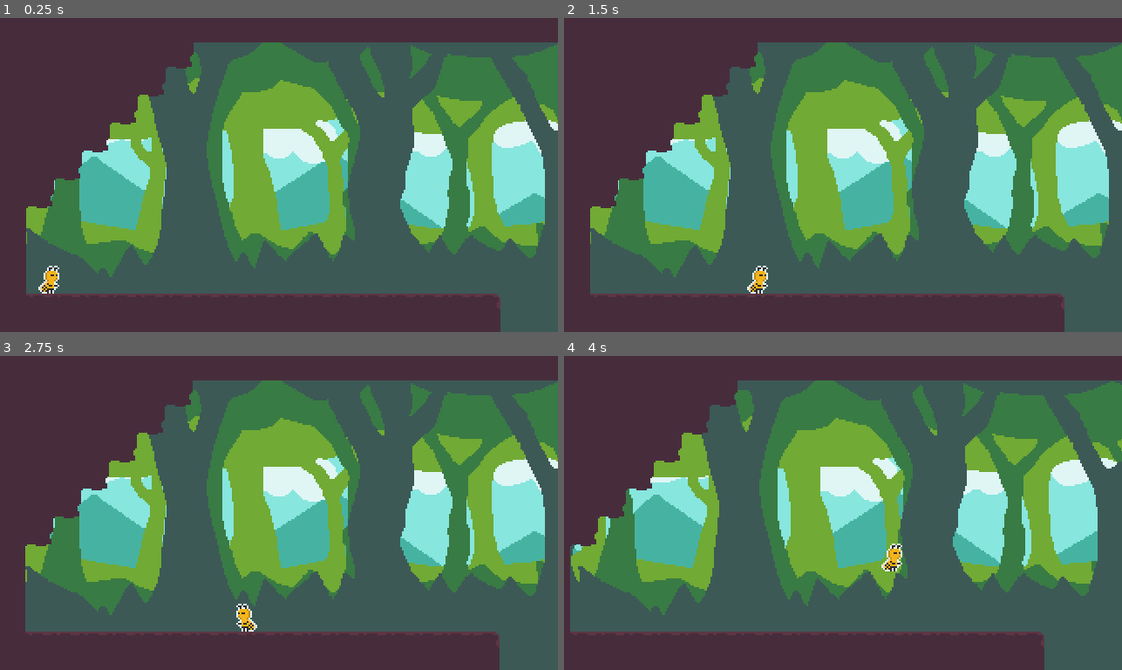
Above: before the commit, frames 1-4 (two rows, left to right).
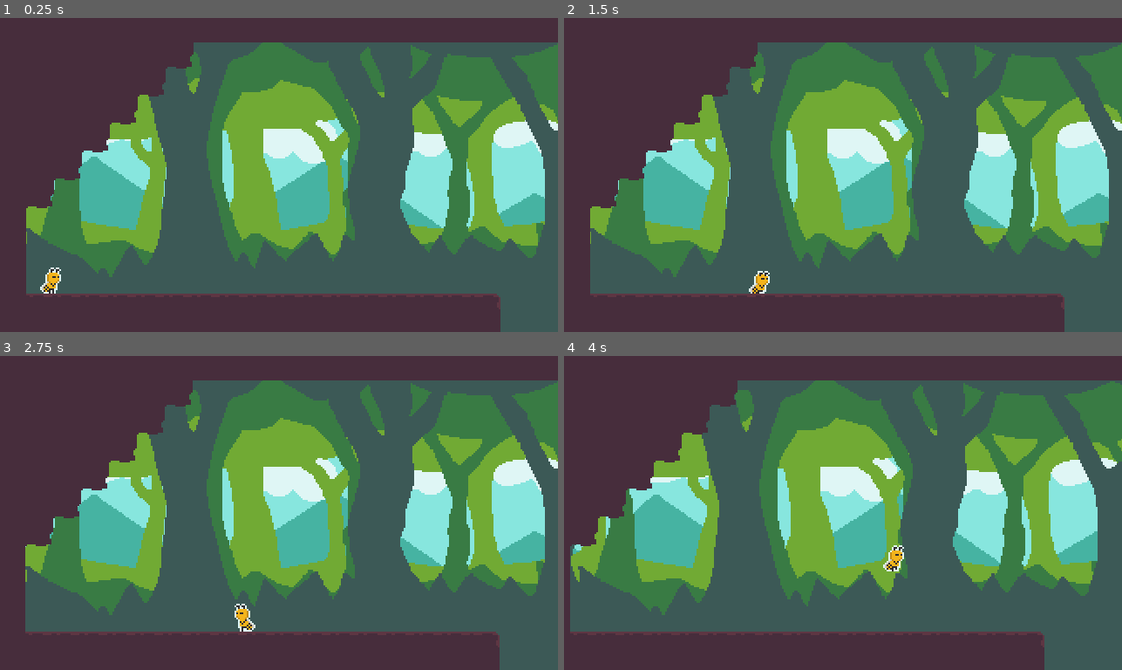
Above: after the commit, the same moments.

Repository: mathewcst/ludum-dare-48
Game: Godot game, scene res://Levels/level_1.tscn
The game is run twice, just before and just after one commit, with the same random seed, the same clock (stepped at 60 frames per second) and the same inputs.
Inputs:
- Up to frame 1 (0.25 s): no input
- Up to frame 2 (1.5 s): hold D (move_right) from 0.53 s (still down); tap W (jump) at 0.77 s
- Up to frame 3 (2.75 s): tap W (jump) at 1.52 s; release D (move_right) at 2.03 s; hold A (move_left) from 2.03 s (still down)
- Up to frame 4 (4 s): release A (move_left) at 2.78 s; hold D (move_right) from 2.78 s (still down); tap W (jump) at 3.02, 3.77 s

The runs differ from the first frame. In frame 1, 0.2% of the frame differs, in the area x 6-11%, y 78-88%; in frame 2, 0.2%; in frame 3, 0.2%; in frame 4, 0.2%.

Commit message:
Player animations

Diff:
--- a/Player/player.gd
+++ b/Player/player.gd
@@ -6,7 +6,8 @@
 
 
 # ---- NODES
-onready var sprite = $Sprite
+onready var sprite = $AnimatedSprite
+onready var animation_player = $AnimationPlayer
 onready var camera = $PlayerCamera
 
 
@@ -74,6 +75,7 @@
 	var input_vector = _get_inputs()
 
 	if input_vector != Vector2.ZERO:
+		animation_player.play("Walk")
 		velocity = velocity.move_toward(input_vector * move_speed, ACCELARTION * delta)
 
 		if input_vector.x > 0:
@@ -83,6 +85,14 @@
 
 	else:
 		velocity = velocity.move_toward(Vector2.ZERO, FRICTION * delta)
+		animation_player.play("Idle")
+
+	if not is_on_floor():
+		if velocity.y < 0:
+			animation_player.play("Air")
+		elif velocity.y > 0:
+			animation_player.play("Fall")
+
 
 	return move_and_slide(velocity, UP)
 
@@ -116,6 +126,8 @@
 		sprite.flip_h = true
 
 
+# ---- SIGNALS
+
 func _on_RoomDetector_area_entered(area: Area2D) -> void:
 	var collision_shape = area.get_node('CollisionShape2D')
 	var size = collision_shape.shape.extents * 2
--- a/Player/player.tscn
+++ b/Player/player.tscn
@@ -1,7 +1,227 @@
-[gd_scene load_steps=5 format=2]
-
-[ext_resource path="res://Player/Sprites/Player_Idle_01.png" type="Texture" id=1]
+[gd_scene load_steps=21 format=2]
+
+[ext_resource path="res://Player/Sprites/Player_Idle_04.png" type="Texture" id=1]
 [ext_resource path="res://Player/player.gd" type="Script" id=2]
+[ext_resource path="res://Player/Sprites/Player_Walk_04.png" type="Texture" id=3]
+[ext_resource path="res://Player/Sprites/Player_Air_01.png" type="Texture" id=4]
+[ext_resource path="res://Player/Sprites/Player_Fall_01.png" type="Texture" id=5]
+
+[sub_resource type="AtlasTexture" id=9]
+atlas = ExtResource( 1 )
+region = Rect2( 0, 0, 16, 16 )
+
+[sub_resource type="AtlasTexture" id=10]
+atlas = ExtResource( 1 )
+region = Rect2( 16, 0, 16, 16 )
+
+[sub_resource type="AtlasTexture" id=11]
+atlas = ExtResource( 1 )
+region = Rect2( 32, 0, 16, 16 )
+
+[sub_resource type="AtlasTexture" id=12]
+atlas = ExtResource( 1 )
+region = Rect2( 48, 0, 16, 16 )
+
+[sub_resource type="AtlasTexture" id=18]
+atlas = ExtResource( 3 )
+region = Rect2( 0, 0, 16, 16 )
+
+[sub_resource type="AtlasTexture" id=19]
+atlas = ExtResource( 3 )
+region = Rect2( 16, 0, 16, 16 )
+
+[sub_resource type="AtlasTexture" id=20]
+atlas = ExtResource( 3 )
+region = Rect2( 32, 0, 16, 16 )
+
+[sub_resource type="AtlasTexture" id=21]
+atlas = ExtResource( 3 )
+region = Rect2( 48, 0, 16, 16 )
+
+[sub_resource type="SpriteFrames" id=7]
+animations = [ {
+"frames": [ SubResource( 9 ), SubResource( 10 ), SubResource( 11 ), SubResource( 12 ) ],
+"loop": true,
+"name": "Idle",
+"speed": 8.0
+}, {
+"frames": [ SubResource( 18 ), SubResource( 19 ), SubResource( 20 ), SubResource( 21 ) ],
+"loop": true,
+"name": "Walk",
+"speed": 8.0
+}, {
+"frames": [ ExtResource( 4 ) ],
+"loop": true,
+"name": "Air",
+"speed": 5.0
+}, {
+"frames": [ ExtResource( 5 ) ],
+"loop": true,
+"name": "Fall",
+"speed": 5.0
+} ]
+
+[sub_resource type="Animation" id=22]
+resource_name = "Air"
+length = 0.2
+tracks/0/type = "value"
+tracks/0/path = NodePath("AnimatedSprite:animation")
+tracks/0/interp = 1
+tracks/0/loop_wrap = true
+tracks/0/imported = false
+tracks/0/enabled = true
+tracks/0/keys = {
+"times": PoolRealArray( 0 ),
+"transitions": PoolRealArray( 1 ),
+"update": 1,
+"values": [ "Air" ]
+}
+tracks/1/type = "value"
+tracks/1/path = NodePath("AnimatedSprite:frame")
+tracks/1/interp = 1
+tracks/1/loop_wrap = true
+tracks/1/imported = false
+tracks/1/enabled = true
+tracks/1/keys = {
+"times": PoolRealArray( 0 ),
+"transitions": PoolRealArray( 1 ),
+"update": 1,
+"values": [ 0 ]
+}
+tracks/2/type = "value"
+tracks/2/path = NodePath("AnimatedSprite:scale")
+tracks/2/interp = 1
+tracks/2/loop_wrap = true
+tracks/2/imported = false
+tracks/2/enabled = true
+tracks/2/keys = {
+"times": PoolRealArray( 0, 0.2 ),
+"transitions": PoolRealArray( 1, 1 ),
+"update": 0,
+"values": [ Vector2( 1.1, 0.9 ), Vector2( 1, 1 ) ]
+}
+
+[sub_resource type="Animation" id=23]
+resource_name = "Fall"
+length = 0.4
+tracks/0/type = "value"
+tracks/0/path = NodePath("AnimatedSprite:animation")
+tracks/0/interp = 1
+tracks/0/loop_wrap = true
+tracks/0/imported = false
+tracks/0/enabled = true
+tracks/0/keys = {
+"times": PoolRealArray( 0 ),
+"transitions": PoolRealArray( 1 ),
+"update": 1,
+"values": [ "Fall" ]
+}
+tracks/1/type = "value"
+tracks/1/path = NodePath("AnimatedSprite:frame")
+tracks/1/interp = 1
+tracks/1/loop_wrap = true
+tracks/1/imported = false
+tracks/1/enabled = true
+tracks/1/keys = {
+"times": PoolRealArray( 0 ),
+"transitions": PoolRealArray( 1 ),
+"update": 1,
+"values": [ 0 ]
+}
+tracks/2/type = "value"
+tracks/2/path = NodePath("AnimatedSprite:scale")
+tracks/2/interp = 1
+tracks/2/loop_wrap = true
+tracks/2/imported = false
+tracks/2/enabled = true
+tracks/2/keys = {
+"times": PoolRealArray( 0, 0.2 ),
+"transitions": PoolRealArray( 1, 1 ),
+"update": 0,
+"values": [ Vector2( 0.9, 1.1 ), Vector2( 1, 1 ) ]
+}
+
+[sub_resource type="Animation" id=8]
+resource_name = "Idle"
+length = 0.4
+loop = true
+tracks/0/type = "value"
+tracks/0/path = NodePath("AnimatedSprite:animation")
+tracks/0/interp = 1
+tracks/0/loop_wrap = true
+tracks/0/imported = false
+tracks/0/enabled = true
+tracks/0/keys = {
+"times": PoolRealArray( 0 ),
+"transitions": PoolRealArray( 1 ),
+"update": 1,
+"values": [ "Idle" ]
+}
+tracks/1/type = "value"
+tracks/1/path = NodePath("AnimatedSprite:frame")
+tracks/1/interp = 1
+tracks/1/loop_wrap = true
+tracks/1/imported = false
+tracks/1/enabled = true
+tracks/1/keys = {
+"times": PoolRealArray( 0, 0.1, 0.2, 0.3 ),
+"transitions": PoolRealArray( 1, 1, 1, 1 ),
+"update": 1,
+"values": [ 0, 1, 2, 3 ]
+}
+tracks/2/type = "value"
+tracks/2/path = NodePath("AnimatedSprite:scale")
+tracks/2/interp = 1
+tracks/2/loop_wrap = true
+tracks/2/imported = false
+tracks/2/enabled = true
+tracks/2/keys = {
+"times": PoolRealArray( 0 ),
+"transitions": PoolRealArray( 1 ),
+"update": 0,
+"values": [ Vector2( 1, 1 ) ]
+}
+
+[sub_resource type="Animation" id=17]
+resource_name = "Walk"
+length = 0.4
+loop = true
+tracks/0/type = "value"
+tracks/0/path = NodePath("AnimatedSprite:animation")
+tracks/0/interp = 1
+tracks/0/loop_wrap = true
+tracks/0/imported = false
+tracks/0/enabled = true
+tracks/0/keys = {
+"times": PoolRealArray( 0 ),
+"transitions": PoolRealArray( 1 ),
+"update": 1,
+"values": [ "Walk" ]
+}
+tracks/1/type = "value"
+tracks/1/path = NodePath("AnimatedSprite:frame")
+tracks/1/interp = 1
+tracks/1/loop_wrap = true
+tracks/1/imported = false
+tracks/1/enabled = true
+tracks/1/keys = {
+"times": PoolRealArray( 0, 0.1, 0.2, 0.3 ),
+"transitions": PoolRealArray( 1, 1, 1, 1 ),
+"update": 1,
+"values": [ 0, 1, 2, 3 ]
+}
+tracks/2/type = "value"
+tracks/2/path = NodePath("AnimatedSprite:scale")
+tracks/2/interp = 1
+tracks/2/loop_wrap = true
+tracks/2/imported = false
+tracks/2/enabled = true
+tracks/2/keys = {
+"times": PoolRealArray( 0 ),
+"transitions": PoolRealArray( 1 ),
+"update": 0,
+"values": [ Vector2( 1, 1 ) ]
+}
 
 [sub_resource type="RectangleShape2D" id=1]
 extents = Vector2( 6.10709, 7.47511 )
@@ -16,8 +236,17 @@
 "_edit_group_": true
 }
 
-[node name="Sprite" type="Sprite" parent="."]
-texture = ExtResource( 1 )
+[node name="AnimatedSprite" type="AnimatedSprite" parent="."]
+scale = Vector2( 0.925, 1.075 )
+frames = SubResource( 7 )
+animation = "Fall"
+
+[node name="AnimationPlayer" type="AnimationPlayer" parent="."]
+autoplay = "Idle"
+anims/Air = SubResource( 22 )
+anims/Fall = SubResource( 23 )
+anims/Idle = SubResource( 8 )
+anims/Walk = SubResource( 17 )
 
 [node name="Collision" type="CollisionShape2D" parent="."]
 position = Vector2( -0.92395, 0.53093 )
@@ -36,7 +265,7 @@
 drag_margin_left = 0.25
 drag_margin_right = 0.1
 drag_margin_bottom = 0.1
-editor_draw_limits = true
+editor_draw_screen = false
 
 [node name="RoomDetector" type="Area2D" parent="."]
 
Binary file added: Player/Sprites/Player_Air_01.png
Not shown, added: Player/Sprites/Player_Air_01.png.import
Binary file added: Player/Sprites/Player_Fall_01.png
Not shown, added: Player/Sprites/Player_Fall_01.png.import
Binary file added: Player/Sprites/Player_Idle_04.png
Not shown, added: Player/Sprites/Player_Idle_04.png.import
Binary file added: Player/Sprites/Player_Walk_04.png
Not shown, added: Player/Sprites/Player_Walk_04.png.import
